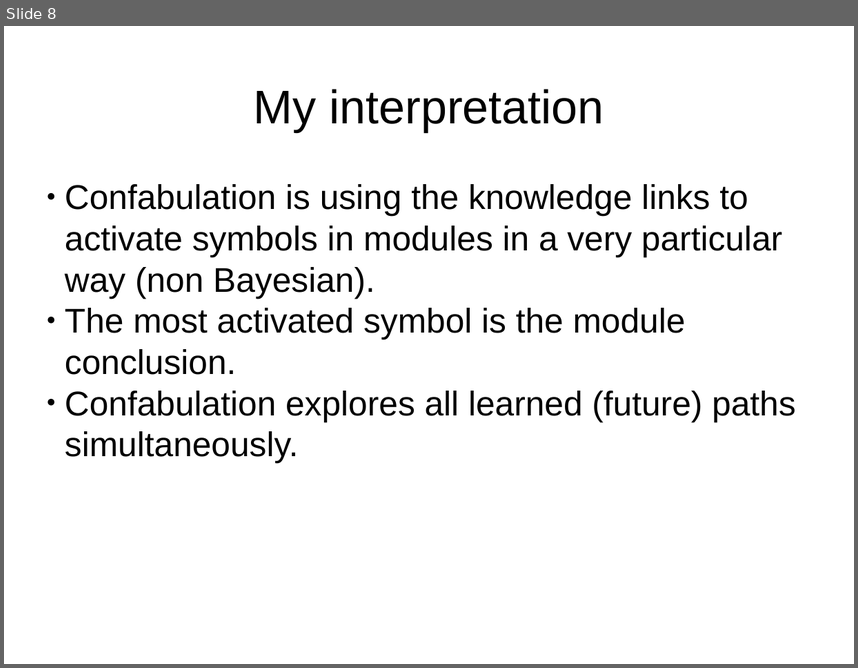
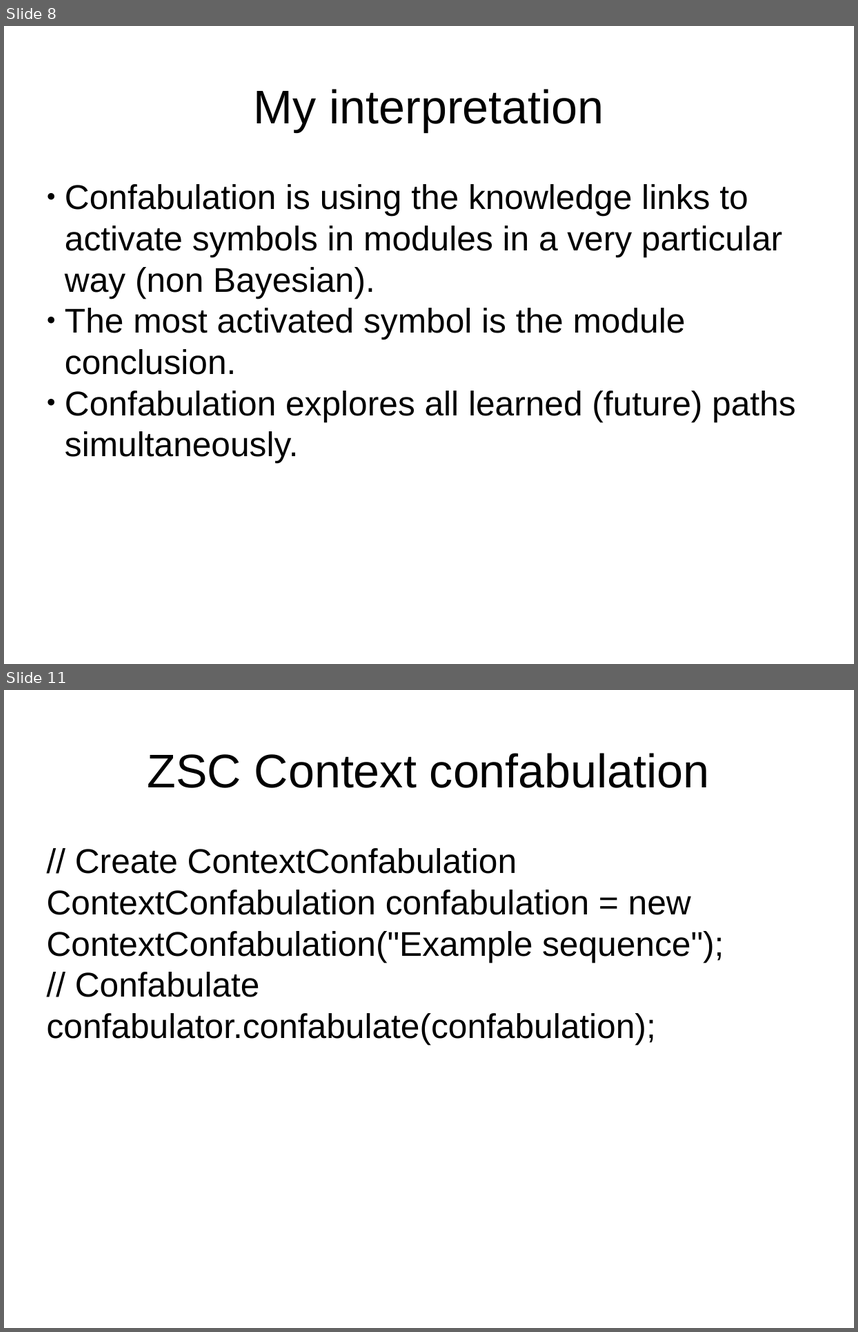
Before and after one commit to DyzLecticus/Zeesoft, a slide deck: V3.0/doc/Zeesoft Open Source Artificial Cognition.odp. Shown one above the other, each under a label of ours: slide 8 before the commit, slides 8 and 11 after it; the slides between them are not shown. The pictures are 858x668 and 858x1332 pixels, drawn with LibreOffice and Linux fonts; fonts in the diff are those of the drawing. Boxes give left, top, right and bottom in pixels: in the first picture for what was removed or moved away, otherwise in the second. Text is boxed around its words. In the diff, an @@ line names an element or a change of style, - is before the commit and + after.

```diff
--- a/V3.0/doc/Zeesoft Open Source Artificial Cognition.odp
+++ b/V3.0/doc/Zeesoft Open Source Artificial Cognition.odp
@@ slide 11 added at bbox=[4, 690, 854, 1328], background #FFFFFF @@
@@ title added at bbox=[147, 753, 710, 788], 44 pt, text #000000 @@
+ZSC Context confabulation
@@ subtitle added at bbox=[47, 848, 724, 1044], 32 pt, text #000000 @@
+// Create ContextConfabulation
+ContextConfabulation confabulation = new ContextConfabulation("Example sequence");
+// Confabulate
+confabulator.confabulate(confabulation);
```
Also in this commit, not shown: 2 slides changed, 6 other slides added, 3 other files.
